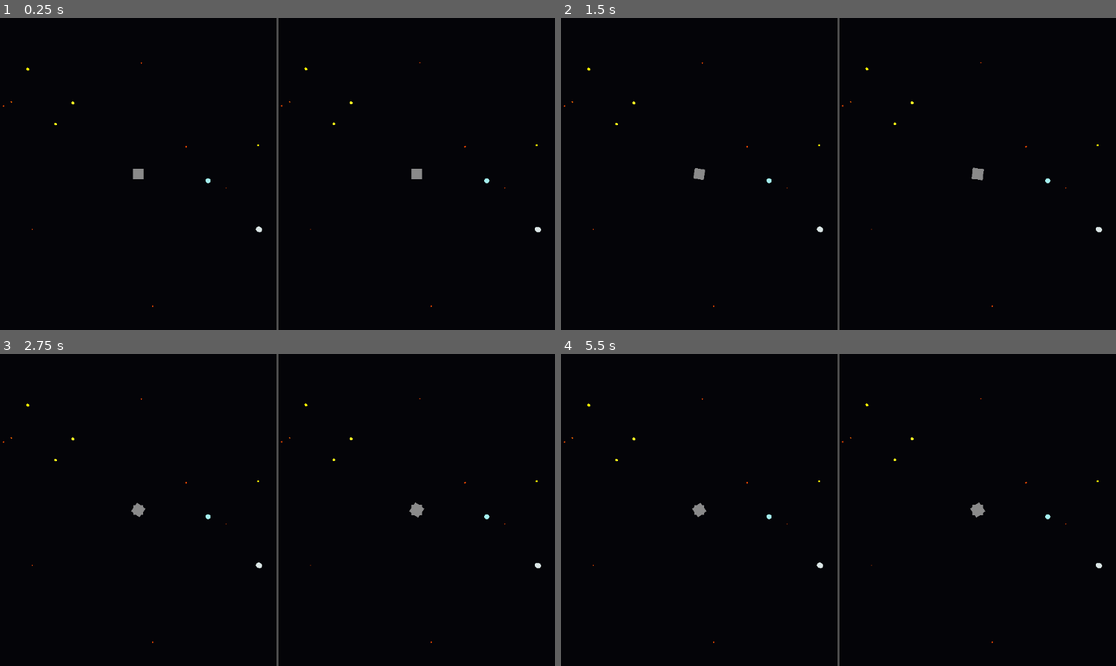
Above: before the commit, frames 1-4 (two rows, left to right).
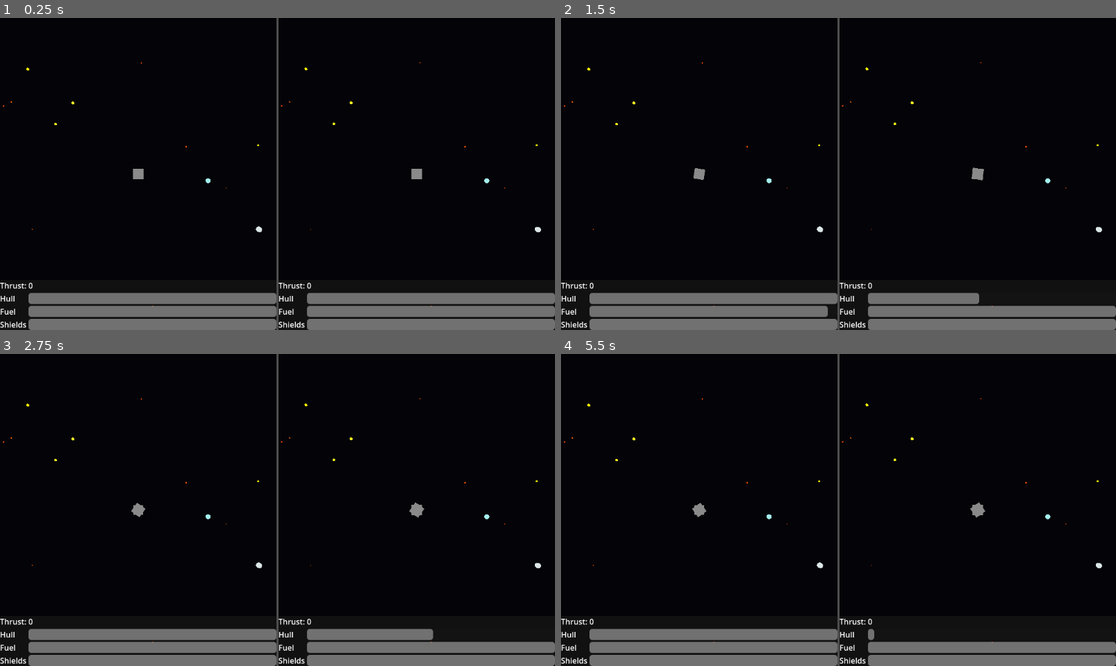
Above: after the commit, the same moments.

Repository: the-alex-g/NewSpaceGame
Game: Godot game, scene res://main/main.tscn
Same seed, same stepped clock (60 frames per second), same inputs: the game is played once before the commit and once after it.
Inputs:
- Up to frame 1 (0.25 s): no input
- Up to frame 2 (1.5 s): tap Enter at 0.5 s; hold D (right) 0.53-1.28 s; tap Space (fire_missile) at 0.6 s; hold A (left) from 1.28 s (still down); tap W (fire_phaser) at 1.35 s
- Up to frame 3 (2.75 s): release A (left) at 2.03 s; hold D (right) from 2.03 s (still down); tap S (toggle_shields) at 2.1 s
- Up to frame 4 (5.5 s): release D (right) at 2.78 s; hold Q (decrease_thrust) 2.78-3.53 s; tap Space (fire_missile) at 2.85, 5.1 s; hold W (fire_phaser) 3.53-4.28 s; hold A (left) from 3.53 s (still down); tap S (toggle_shields) at 4.35 s

The runs differ from the first frame. In frame 1, 10% of the frame differs, in the area x 0-100%, y 84-100%; in frame 2, 9.3%; in frame 3, 9.5%; in frame 4, 8.7%.

Commit message:
Add player HUD

Diff:
--- a/project/player/player.gd
+++ b/project/player/player.gd
@@ -2,14 +2,23 @@
 extends CharacterBody3D
 
 signal missile_launch_requested(player: Player)
+signal fuel_updated(fuel: float)
+signal health_updated(health: float)
+signal shield_strength_updated(shield_strength: float)
+signal thrust_updated(thrust: float)
 
 @export var turn_speed := 0.5
 
 var index := 0
 var _thrust := 0 :
 	set(value):
-		if value <= max_thrust and value >= 0:
+		if value < 0.0:
+			_thrust = 0.0
+		elif value > max_thrust:
+			_thrust = max_thrust
+		else:
 			_thrust = value
+		thrust_updated.emit(_thrust)
 	get():
 		if _thrust * thrust_fuel_burn_multiplier > fuel:
 			_thrust = floor(fuel / thrust_fuel_burn_multiplier)
@@ -17,8 +26,13 @@
 var max_thrust := 6
 var fuel := 100.0 :
 	set(value):
-		if value >= 0.0 and value <= max_fuel:
+		if value < 0.0:
+			fuel = 0.0
+		elif value > max_fuel:
+			fuel = max_fuel
+		else:
 			fuel = value
+		fuel_updated.emit(fuel)
 var max_fuel := 100.0
 var fuel_regeneration := 10.0
 var thrust_fuel_burn_multiplier := 2.5
@@ -26,10 +40,15 @@
 var speed : float :
 	get():
 		return _thrust * thrust_speed_multiplier
-var health := 50.0 :
+var health := 100.0 :
 	set(value):
-		if value <= max_health and value >= 0.0:
+		if value < 0.0:
+			health = 0.0
+		elif value > max_health:
+			health = max_health
+		else:
 			health = value
+		health_updated.emit(health)
 var max_health := 100.0
 var repair_fuel_cost := 2.0
 var phaser_fuel_cost := 5
@@ -41,8 +60,13 @@
 var _can_fire_missiles := true
 var shield_health := 100.0 :
 	set(value):
-		if value >= 0.0 and value <= max_shield_health:
+		if value < 0.0:
+			shield_health = 0.0
+		elif value > max_shield_health:
+			shield_health = max_shield_health
+		else:
 			shield_health = value
+		shield_strength_updated.emit(shield_health)
 var max_shield_health := 100.0
 var _shields_up := false
 var shield_fuel_cost := 5
@@ -53,6 +77,11 @@
 
 
 func _physics_process(delta: float) -> void:
+	_calculate_fuel(delta)
+
+	if not _shields_up:
+		shield_health += shield_recovery_rate * delta
+
 	if index != 0:
 		return
 
@@ -70,13 +99,6 @@
 	var turning := Input.get_axis("right", "left")
 	rotate(Vector3.UP, turning * delta * TAU * turn_speed)
 	$Camera3D.global_rotation = Vector3(-PI/2, 0.0, 0.0)
-
-	_calculate_fuel(delta)
-
-	if not _shields_up:
-		shield_health += shield_recovery_rate * delta
-
-	print("ship ", index, ": fuel ", round(fuel), " health ", round(health))
 
 	move_and_collide(Vector3.FORWARD.rotated(Vector3.UP, rotation.y) * delta * speed)
 
--- a/project/player_display.gd
+++ b/project/player_display.gd
@@ -5,6 +5,10 @@
 var player_index := -1 : set = set_player_index, get = get_player_index
 
 @onready var _player := %Player
+@onready var _health_bar := %HealthBar
+@onready var _fuel_bar := %FuelBar
+@onready var _shield_bar := %ShieldBar
+@onready var _thrust_label := %ThrustLabel
 
 
 func set_player_index(value: int) -> void:
@@ -17,3 +21,19 @@
 
 func _on_player_missile_launch_requested(player: Player) -> void:
 	missile_launch_requested.emit(player)
+
+
+func _on_player_fuel_updated(fuel: float) -> void:
+	_fuel_bar.value = fuel
+
+
+func _on_player_health_updated(health: float) -> void:
+	_health_bar.value = health
+
+
+func _on_player_shield_strength_updated(shield_strength: float) -> void:
+	_shield_bar.value = shield_strength
+
+
+func _on_player_thrust_updated(thrust: float) -> void:
+	_thrust_label.text = "Thrust: %d" % thrust
--- a/project/player_display.tscn
+++ b/project/player_display.tscn
@@ -31,4 +31,69 @@
 [node name="Player" parent="SubViewportContainer/SubViewport" instance=ExtResource("1_htkmk")]
 unique_name_in_owner = true
 
+[node name="PanelContainer" type="PanelContainer" parent="."]
+layout_mode = 1
+anchors_preset = 12
+anchor_top = 1.0
+anchor_right = 1.0
+anchor_bottom = 1.0
+offset_top = -89.0
+grow_horizontal = 2
+grow_vertical = 0
+
+[node name="VBoxContainer" type="VBoxContainer" parent="PanelContainer"]
+layout_mode = 2
+
+[node name="HBoxContainer" type="HBoxContainer" parent="PanelContainer/VBoxContainer"]
+layout_mode = 2
+
+[node name="ThrustLabel" type="Label" parent="PanelContainer/VBoxContainer/HBoxContainer"]
+unique_name_in_owner = true
+layout_mode = 2
+text = "Thrust: 0"
+
+[node name="GridContainer" type="GridContainer" parent="PanelContainer/VBoxContainer"]
+layout_mode = 2
+columns = 2
+
+[node name="HealthLabel" type="Label" parent="PanelContainer/VBoxContainer/GridContainer"]
+layout_mode = 2
+text = "Hull "
+
+[node name="HealthBar" type="ProgressBar" parent="PanelContainer/VBoxContainer/GridContainer"]
+unique_name_in_owner = true
+layout_mode = 2
+size_flags_horizontal = 3
+size_flags_vertical = 1
+value = 100.0
+show_percentage = false
+
+[node name="FuelLabel" type="Label" parent="PanelContainer/VBoxContainer/GridContainer"]
+layout_mode = 2
+text = "Fuel"
+
+[node name="FuelBar" type="ProgressBar" parent="PanelContainer/VBoxContainer/GridContainer"]
+unique_name_in_owner = true
+layout_mode = 2
+size_flags_horizontal = 3
+size_flags_vertical = 1
+value = 100.0
+show_percentage = false
+
+[node name="ShieldLabel" type="Label" parent="PanelContainer/VBoxContainer/GridContainer"]
+layout_mode = 2
+text = "Shields"
+
+[node name="ShieldBar" type="ProgressBar" parent="PanelContainer/VBoxContainer/GridContainer"]
+unique_name_in_owner = true
+layout_mode = 2
+size_flags_horizontal = 3
+size_flags_vertical = 1
+value = 100.0
+show_percentage = false
+
+[connection signal="fuel_updated" from="SubViewportContainer/SubViewport/Player" to="." method="_on_player_fuel_updated"]
+[connection signal="health_updated" from="SubViewportContainer/SubViewport/Player" to="." method="_on_player_health_updated"]
 [connection signal="missile_launch_requested" from="SubViewportContainer/SubViewport/Player" to="." method="_on_player_missile_launch_requested"]
+[connection signal="shield_strength_updated" from="SubViewportContainer/SubViewport/Player" to="." method="_on_player_shield_strength_updated"]
+[connection signal="thrust_updated" from="SubViewportContainer/SubViewport/Player" to="." method="_on_player_thrust_updated"]
